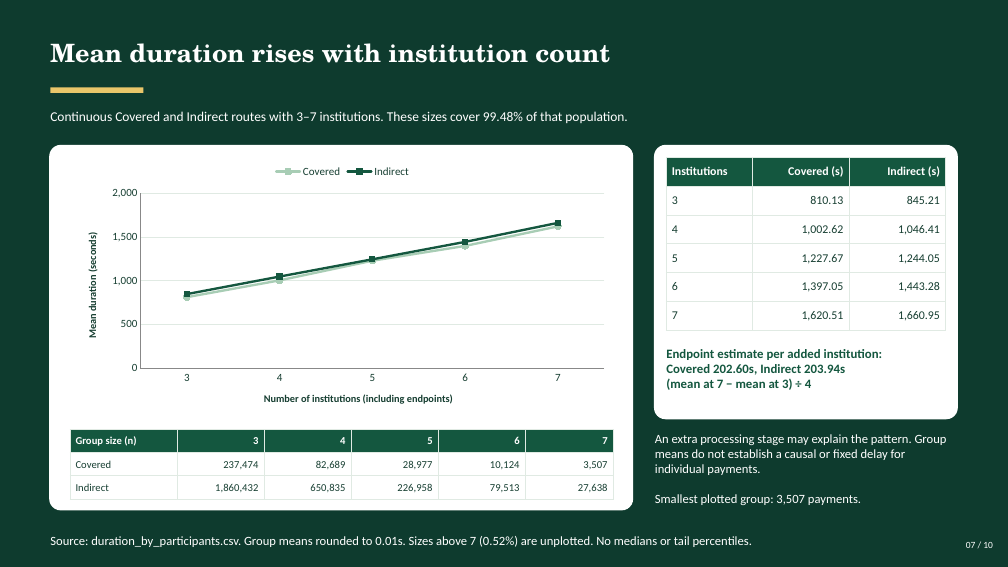
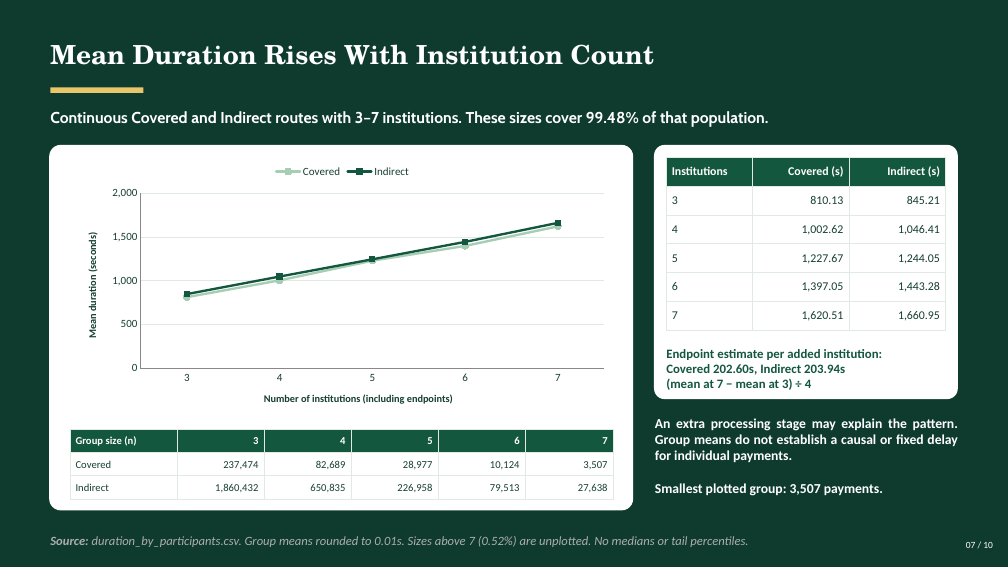
Before and after one commit to w313nnn/UMDAC-Datathon-2026, a slide deck: slide 7 of UMDAC_Combined_Findings.pptx. Drawn at 1008x567 pixels with LibreOffice and Linux fonts; fonts in the diff are those of the drawing. Boxes give left, top, right and bottom in pixels: in the first picture for what was removed or moved away, otherwise in the second. Text is boxed around its words. In the diff, an @@ line names an element or a change of style, - is before the commit and + after.

```diff
--- a/UMDAC_Combined_Findings.pptx
+++ b/UMDAC_Combined_Findings.pptx
@@ text at <box>50,44,655,65</box>: text changed; size 24 to 25 pt @@
-Mean duration rises with institution count
+Mean Duration Rises With Institution Count
@@ text "Continuous Covered and Indirect routes ..." at <box>50,111,769,127</box>: size 12.8 to 15 pt, font Calibri to Cabin, bold on @@
@@ rounded rectangle: place and size @@
-rounded rectangle at <box>654,145,958,420</box>
+rounded rectangle at <box>654,145,958,399</box>
@@ text "An extra processing stage may ...": place and size @@
-text "An extra processing stage may ..." at <box>655,434,947,505</box>
+text "An extra processing stage may ..." at <box>655,418,958,496</box>
@@ text "An extra processing stage may ..." at <box>655,418,958,496</box>: size 12 to 13 pt, bold on; alignment left to justified @@
@@ text "Source: duration_by_participants.csv. Group means rounded ..." at <box>50,536,748,547</box>: text colour #FFFFFF to #AEAEAE, italic on; bold on in "Source:" @@
```
Also in this commit, not shown: 9 other slides changed.
